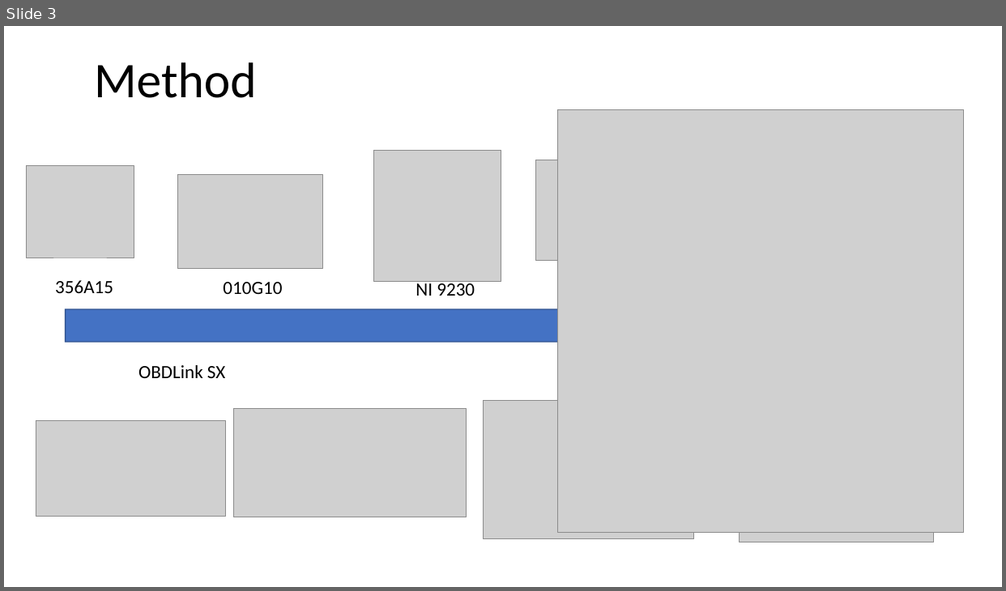
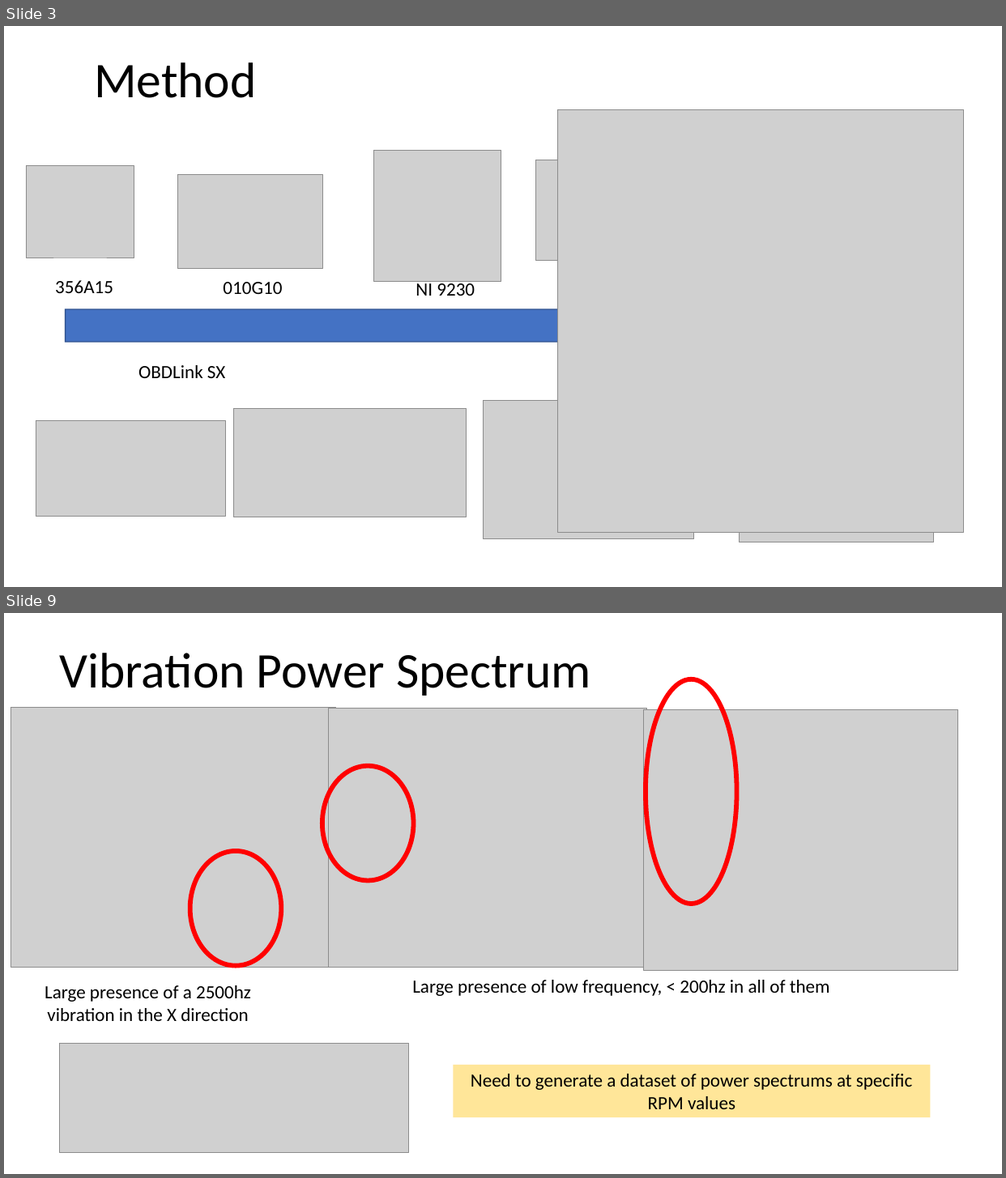
Before and after one commit to darrahts/engineAnalysis, a slide deck: engineSetupPrelim.pptx. Shown one above the other, each under a label of ours: slide 3 before the commit, slides 3 and 9 after it; the slides between them are not shown. The pictures are 1006x591 and 1006x1178 pixels, drawn with LibreOffice and Linux fonts; fonts in the diff are those of the drawing; grey boxes stand for pictures. Boxes give left, top, right and bottom in pixels: in the first picture for what was removed or moved away, otherwise in the second. Text is boxed around its words. In the diff, an @@ line names an element or a change of style, - is before the commit and + after.

```diff
--- a/engineSetupPrelim.pptx
+++ b/engineSetupPrelim.pptx
@@ slide 9 added at box(4, 613, 1002, 1174), background #FFFFFF @@
@@ text added at box(59, 653, 591, 696), 48 pt, text #000000 @@
+Vibration Power Spectrum
@@ ellipse added at box(646, 679, 737, 905), outline #FF0000 4.5 pt @@
@@ picture added at box(10, 707, 335, 968) @@
@@ picture added at box(328, 708, 646, 967) @@
@@ picture added at box(644, 709, 957, 971) @@
@@ ellipse added at box(322, 766, 414, 880), outline #FF0000 4.5 pt @@
@@ ellipse added at box(190, 851, 282, 965), outline #FF0000 4.5 pt @@
@@ text added at box(44, 986, 251, 1021), 18 pt, text #000000 @@
+Large presence of a 2500hz vibration in the X direction
@@ text added at box(412, 980, 830, 996), 18 pt, text #000000 @@
+Large presence of low frequency, < 200hz in all of them
@@ picture added at box(59, 1043, 409, 1152) @@
@@ rectangle added at box(454, 1065, 931, 1118), fill #FFE699, 18 pt, text #000000 @@
+Need to generate a dataset of power spectrums at specific RPM values
```
Also in this commit, not shown: 1 slide changed, 8 other slides added, 8 slides removed.
